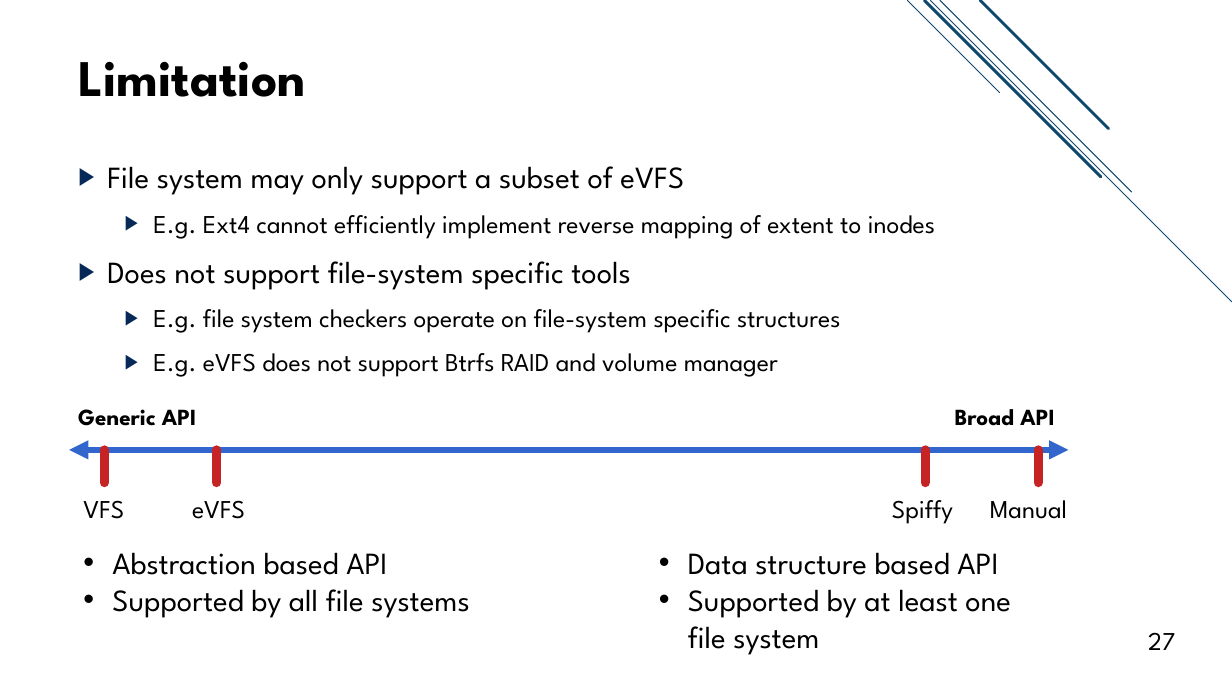
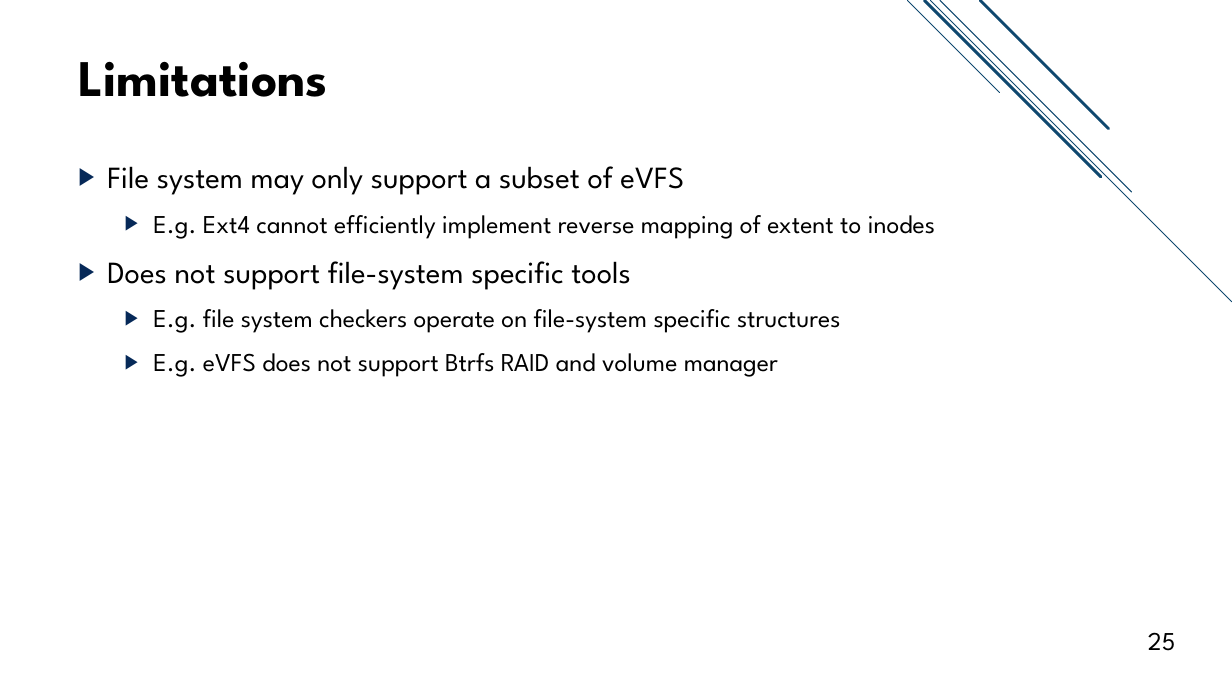
Before and after one commit to jacksun007/evfs-paper, a slide deck: slide 25 of slide/evfs_talk.pptx (slide 27 before the commit). Drawn at 1232x693 pixels with LibreOffice and Linux fonts; fonts in the diff are those of the drawing. Boxes give left, top, right and bottom in pixels: in the first picture for what was removed or moved away, otherwise in the second. Text is boxed around its words. In the diff, an @@ line names an element or a change of style, - is before the commit and + after.

```diff
--- a/slide/evfs_talk.pptx
+++ b/slide/evfs_talk.pptx
@@ title at (78, 61, 327, 97): text changed @@
-Limitation
+Limitations
@@ group removed at (69, 409, 1068, 655): 8 texts, 4 lines, 1 double arrow @@
-Generic API
-Broad API
-VFS
-eVFS
-Manual
-Spiffy
-• Abstraction based API
-• Supported by all file systems
-• Data structure based API
-• Supported by at least one
-  file system
@@ page number at (1148, 632, 1175, 651): text changed @@
-27
+25
```
Also in this commit, not shown: 6 other slides changed, 1 slide added, 3 slides removed.
